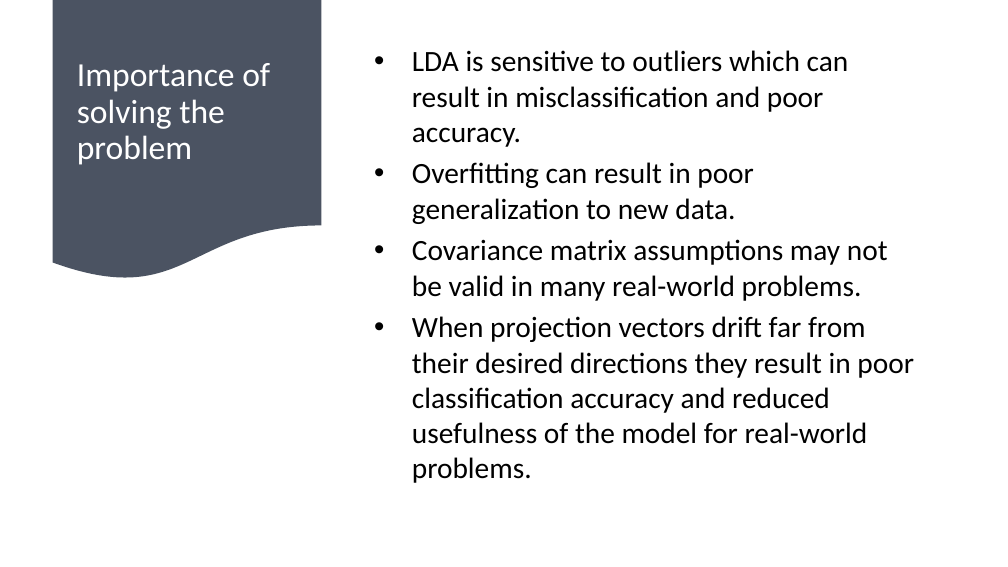
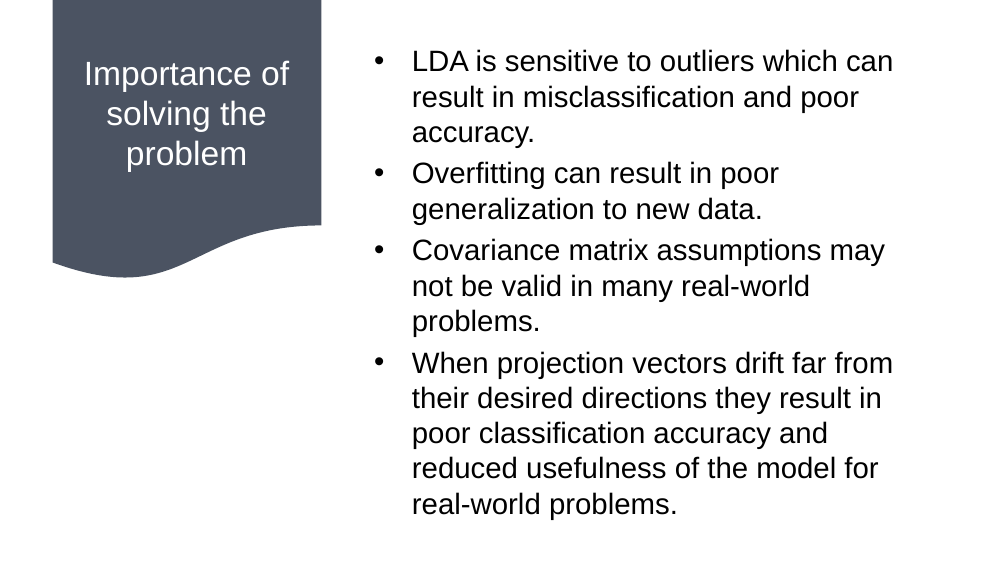
Before and after one commit to satyam04sharma/CECS-550---Survey-Paper, a slide deck: slide 4 of LDA Presentation CECS 550.pptx. Drawn at 1008x567 pixels with LibreOffice and Linux fonts; fonts in the diff are those of the drawing. Boxes give left, top, right and bottom in pixels: in the first picture for what was removed or moved away, otherwise in the second. Text is boxed around its words. In the diff, an @@ line names an element or a change of style, - is before the commit and + after.

```diff
--- a/LDA Presentation CECS 550.pptx
+++ b/LDA Presentation CECS 550.pptx
@@ title "Importance of solving the problem" at box(84, 60, 289, 172): font Calibri to Arial; alignment left to centre; line spacing 0.9 to 1 @@
@@ text "LDA is sensitive to outliers ..." at box(412, 49, 894, 520): font Calibri to Arial @@
```
Also in this commit, not shown: 5 other slides changed, 2 slides added, 2 slides removed.
